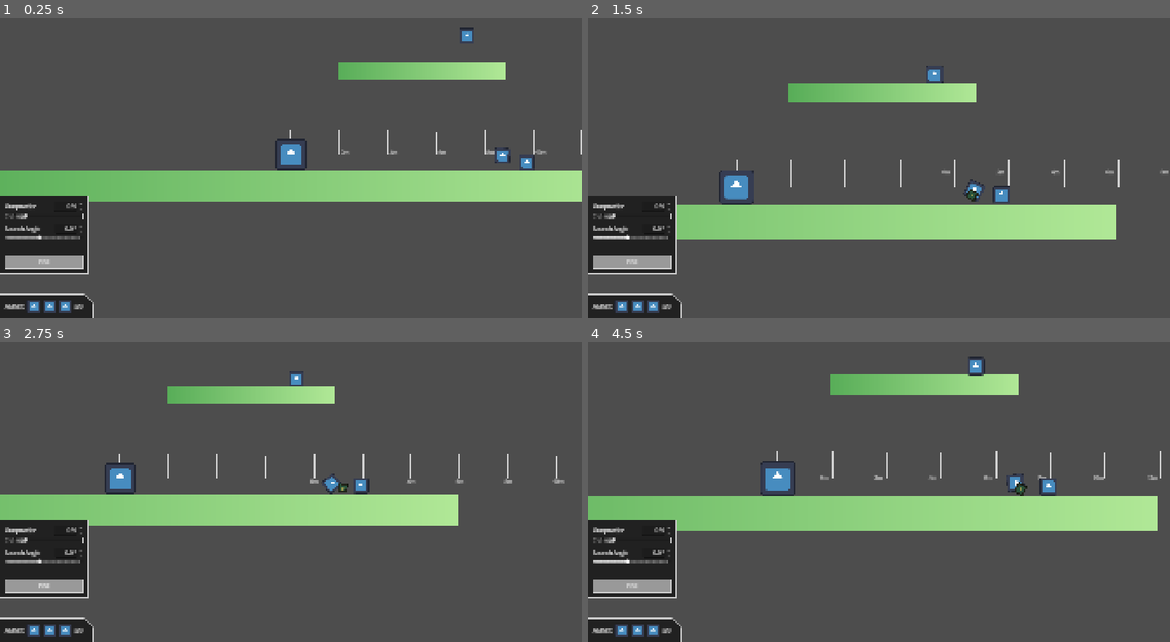
Above: before the commit, frames 1-4 (two rows, left to right).
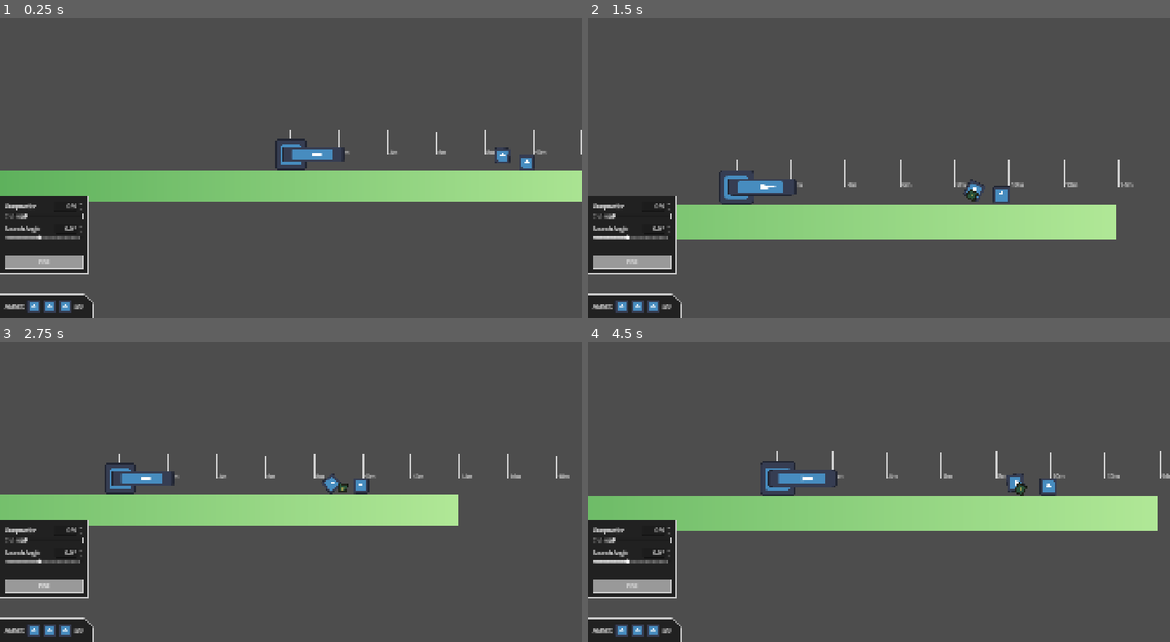
Above: after the commit, the same moments.

Repository: ToxicStarfall/arc-tillery
Game: Godot game, scene res://main.tscn
Two runs of this game, one before a commit and one after it. Both use one fixed random seed, a clock stepped at 60 frames per second and the inputs below. Before the commit the project starts from res://node.tscn. The engine's default icon, where the game draws it, is replaced by a stand-in: a white triangle on a blue panel in a dark square.
Inputs (mouse positions are in pixels of both pictures, inside the frame that each line leads up to):
- Up to frame 1 (0.25 s): no input
- Up to frame 2 (1.5 s): click "FIRE" at 0.5 s; tap Enter at 1.25 s; move the mouse to (1007, 138) at 1.27 s; hold Right from 1.28 s (still down); hold Mouse wheel up (zoom_in) from 1.28 s (still down)
- Up to frame 3 (2.75 s): move the mouse to (174, 495) at 2.02 s; release Right at 2.03 s; release Mouse wheel up (zoom_in) at 2.03 s; hold Down from 2.03 s (still down); tap Mouse wheel down (zoom_out) at 2.1 s
- Up to frame 4 (4.5 s): move the mouse to (937, 408) at 2.77 s; release Down at 2.78 s; hold Right 2.78-3.53 s; tap Alt at 2.85 s; move the mouse to (849, 543) at 3.52 s; hold Up 3.53-4.28 s; tap Shift at 3.6 s; move the mouse to (1053, 528) at 4.27 s; hold Left from 4.28 s (still down); hold Mouse wheel up (zoom_in) from 4.28 s (still down)

The runs differ from the first frame. In frame 1, 2.1% of the frame differs, in the area x 48-87%, y 3-48%; in frame 2, 2.8%; in frame 3, 2.4%; in frame 4, 3.1%, in the area x 30-100%, y 4-49%.
Error after the commit: Attempt to call function 'queue_redraw' in base 'null instance' on a null instance. (res://game.gd:60)

Commit message:
More file organization and tweaks

Diff:
--- /dev/null
+++ b/events.gd
@@ -0,0 +1,15 @@
+extends Node
+
+
+@warning_ignore_start("unused_signal")
+
+signal level_start_request
+signal level_end_request
+signal level_started
+signal level_ended
+signal level_restarted
+
+signal weapon_fired_request
+signal weapon_fired (weapon: Weapon)
+signal weapon_angle_changed (new_angle: float)
+signal weapon_power_changed (new_power: float)
--- a/game.gd
+++ b/game.gd
@@ -1,4 +1,5 @@
 extends Node
+
 
 
 var UI: CanvasLayer
--- a/game_screen.gd
+++ b/game_screen.gd
@@ -1,11 +1,20 @@
 extends Control
 
 
+
 func _ready() -> void:
+	_init_weapon_controls()
+	_init_weapon_display()
+	pass
+
+
+func _init_weapon_controls():
 	%AngleSlider.value_changed.connect( func(value):
 		%AngleLabel.text = str(value) + "°"
 		%AngleSpinBox.value = value
-		Game.current_weapon.current_angle = value)
+		Game.current_weapon.current_angle = value
+		Events.weapon_angle_changed.emit(value)
+	)
 
 	%GunpowderSlider.value_changed.connect( func(value):
 		value = max(value, 10.0)
@@ -13,6 +22,15 @@
 		%GunpowderLabel.text = str(value) + "%"
 		%GunpowderSpinBox.value = value
 		Game.current_weapon.power_level = value)
+
+	%FireButton.pressed.connect( func():
+
+		pass
+	)
+	pass
+
+
+func _init_weapon_display():
 	pass
 
 
--- a/node.tscn
+++ b/main.tscn
@@ -1,13 +1,13 @@
-[gd_scene load_steps=29 format=3 uid="uid://bi5b7j3y3f4wy"]
-
-[ext_resource type="Script" uid="uid://dgtbdvsi2srs4" path="res://main.gd" id="1_112p8"]
-[ext_resource type="Texture2D" uid="uid://bo3oviax17up3" path="res://icon.svg" id="1_sy5k4"]
-[ext_resource type="Theme" uid="uid://i3vbv3fax5ab" path="res://theme.tres" id="2_j2q8x"]
-[ext_resource type="Script" uid="uid://djijp1pbptio4" path="res://game_screen.gd" id="3_bss38"]
-[ext_resource type="PackedScene" uid="uid://by7e1tj1gqa6q" path="res://weapon.tscn" id="4_e2u21"]
-[ext_resource type="Script" uid="uid://bvlrdqs188dct" path="res://line_2d.gd" id="5_qn3nj"]
-[ext_resource type="PackedScene" uid="uid://b5rxgcprihlhu" path="res://world/objects/destructable_object.tscn" id="6_tda05"]
-[ext_resource type="Script" uid="uid://cx6jxb8wkqt2f" path="res://star.gd" id="8_l6pdb"]
+[gd_scene load_steps=28 format=3 uid="uid://bi5b7j3y3f4wy"]
+
+[ext_resource type="Script" uid="uid://dgtbdvsi2srs4" path="res://main.gd" id="1_5vw27"]
+[ext_resource type="Theme" uid="uid://i3vbv3fax5ab" path="res://ui/styles/theme.tres" id="2_kek77"]
+[ext_resource type="Script" uid="uid://djijp1pbptio4" path="res://game_screen.gd" id="3_4c57u"]
+[ext_resource type="Texture2D" uid="uid://bo3oviax17up3" path="res://icon.svg" id="4_efxa6"]
+[ext_resource type="Script" uid="uid://bvlrdqs188dct" path="res://ui/markers.gd" id="5_dg77c"]
+[ext_resource type="PackedScene" uid="uid://by7e1tj1gqa6q" path="res://world/objects/weapon.tscn" id="6_ycdy4"]
+[ext_resource type="PackedScene" uid="uid://b5rxgcprihlhu" path="res://world/objects/destructable_object.tscn" id="7_w48qg"]
+[ext_resource type="PackedScene" uid="uid://dk5t62iale88d" path="res://world/objects/star.tscn" id="8_5vw27"]
 
 [sub_resource type="StyleBoxEmpty" id="StyleBoxEmpty_nxiqb"]
 
@@ -90,11 +90,8 @@
 [sub_resource type="RectangleShape2D" id="RectangleShape2D_tda05"]
 size = Vector2(685, 70)
 
-[sub_resource type="CircleShape2D" id="CircleShape2D_r657h"]
-radius = 40.0
-
 [node name="Main" type="Node2D"]
-script = ExtResource("1_112p8")
+script = ExtResource("1_5vw27")
 
 [node name="UI" type="CanvasLayer" parent="."]
 
@@ -106,7 +103,7 @@
 anchor_bottom = 1.0
 grow_horizontal = 2
 grow_vertical = 2
-theme = ExtResource("2_j2q8x")
+theme = ExtResource("2_kek77")
 
 [node name="ColorRect" type="ColorRect" parent="UI/MainMenu"]
 layout_mode = 1
@@ -208,13 +205,6 @@
 layout_mode = 2
 size_flags_horizontal = 3
 text = "Gunpowder"
-
-[node name="GunpowderLabel" type="Label" parent="UI/GameScreen/VBoxContainer/WeaponControls/MarginContainer/VBoxContainer/VBoxContainer/HBoxContainer"]
-unique_name_in_owner = true
-visible = false
-layout_mode = 2
-text = "50%"
-horizontal_alignment = 2
 
 [node name="GunpowderSpinBox" type="SpinBox" parent="UI/GameScreen/VBoxContainer/WeaponControls/MarginContainer/VBoxContainer/VBoxContainer/HBoxContainer"]
 unique_name_in_owner = true
@@ -225,6 +215,7 @@
 suffix = "%"
 
 [node name="GunpowderProgress" type="TextureProgressBar" parent="UI/GameScreen/VBoxContainer/WeaponControls/MarginContainer/VBoxContainer/VBoxContainer/HBoxContainer"]
+unique_name_in_owner = true
 visible = false
 custom_minimum_size = Vector2(16, 16)
 layout_mode = 2
@@ -257,12 +248,6 @@
 size_flags_horizontal = 3
 text = "Launch Angle"
 
-[node name="AngleLabel" type="Label" parent="UI/GameScreen/VBoxContainer/WeaponControls/MarginContainer/VBoxContainer/VBoxContainer2/HBoxContainer"]
-unique_name_in_owner = true
-visible = false
-layout_mode = 2
-text = "45°"
-
 [node name="AngleSpinBox" type="SpinBox" parent="UI/GameScreen/VBoxContainer/WeaponControls/MarginContainer/VBoxContainer/VBoxContainer2/HBoxContainer"]
 unique_name_in_owner = true
 layout_mode = 2
@@ -368,14 +353,14 @@
 [node name="TextureRect" type="TextureRect" parent="UI/GameScreen/DialoguePanelMargin/DialoguePanel/MarginContainer/HBoxContainer"]
 visible = false
 layout_mode = 2
-texture = ExtResource("1_sy5k4")
+texture = ExtResource("4_efxa6")
 stretch_mode = 2
 
 [node name="DialogueOutput" type="RichTextLabel" parent="UI/GameScreen/DialoguePanelMargin/DialoguePanel/MarginContainer/HBoxContainer"]
 unique_name_in_owner = true
 layout_mode = 2
 size_flags_horizontal = 3
-theme = ExtResource("2_j2q8x")
+theme = ExtResource("2_kek77")
 bbcode_enabled = true
 text = "Some dialogue output"
 
@@ -403,25 +388,26 @@
 position = Vector2(320.49994, -129)
 shape = SubResource("WorldBoundaryShape2D_bss38")
 
-[node name="StaticBody2D2" type="StaticBody2D" parent="World"]
+[node name="FloatingGround" type="StaticBody2D" parent="World"]
+visible = false
 position = Vector2(726, 587)
 collision_mask = 0
 
-[node name="Sprite2D" type="Sprite2D" parent="World/StaticBody2D2"]
+[node name="Sprite2D" type="Sprite2D" parent="World/FloatingGround"]
 position = Vector2(339, -35.99992)
 scale = Vector2(2.6875, 74.00005)
 texture = SubResource("GradientTexture1D_112p8")
 
-[node name="CollisionShape2D" type="CollisionShape2D" parent="World/StaticBody2D2"]
+[node name="CollisionShape2D" type="CollisionShape2D" parent="World/FloatingGround"]
 position = Vector2(336.5, -36)
 shape = SubResource("RectangleShape2D_tda05")
 
-[node name="Line2D" type="Line2D" parent="World"]
+[node name="GridDrawer" type="Line2D" parent="World"]
 unique_name_in_owner = true
 points = PackedVector2Array(466, 960)
-script = ExtResource("5_qn3nj")
-
-[node name="Weapon" parent="World" instance=ExtResource("4_e2u21")]
+script = ExtResource("5_dg77c")
+
+[node name="Weapon" parent="World" instance=ExtResource("6_ycdy4")]
 position = Vector2(528, 896)
 collision_layer = 0
 power_level_default = 10.0
@@ -441,29 +427,19 @@
 editor_draw_limits = true
 editor_draw_drag_margin = true
 
-[node name="DestructableObject" parent="World" instance=ExtResource("6_tda05")]
+[node name="DestructableObject" parent="World" instance=ExtResource("7_w48qg")]
+visible = false
 position = Vector2(1254, 378)
 contact_monitor = true
 max_contacts_reported = 4
 
-[node name="DestructableObject2" parent="World" instance=ExtResource("6_tda05")]
+[node name="DestructableObject2" parent="World" instance=ExtResource("7_w48qg")]
 position = Vector2(1500, 900)
 contact_monitor = true
 max_contacts_reported = 4
 
-[node name="Area2D" type="Area2D" parent="World"]
+[node name="Star" parent="World" instance=ExtResource("8_5vw27")]
 position = Vector2(1400, 900)
-collision_layer = 8
-collision_mask = 4
-script = ExtResource("8_l6pdb")
-
-[node name="Sprite2D" type="Sprite2D" parent="World/Area2D"]
-scale = Vector2(0.5, 0.5)
-texture = ExtResource("1_sy5k4")
-
-[node name="CollisionShape2D" type="CollisionShape2D" parent="World/Area2D"]
-shape = SubResource("CircleShape2D_r657h")
 
 [connection signal="body_shape_entered" from="World/DestructableObject" to="World/DestructableObject" method="_on_body_shape_entered"]
 [connection signal="body_shape_entered" from="World/DestructableObject2" to="World/DestructableObject2" method="_on_body_shape_entered"]
-[connection signal="body_entered" from="World/Area2D" to="World/Area2D" method="_on_body_entered"]
--- a/project.godot
+++ b/project.godot
@@ -18,6 +18,7 @@
 [autoload]
 
 Game="*res://game.gd"
+Events="*res://events.gd"
 
 [display]
 
@@ -34,7 +35,8 @@
 [file_customization]
 
 folder_colors={
-"res://addons/": "gray"
+"res://addons/": "gray",
+"res://ui/": "green"
 }
 
 [gui]
--- /dev/null
+++ b/world/levels/level.gd
@@ -0,0 +1,7 @@
+class_name Level
+extends Node2D
+
+
+var tries := 0
+var ammo = 0
+#@export_file_path(".tscn") var ammo_type = 0
--- /dev/null
+++ b/world/objects/star.tscn
@@ -0,0 +1,21 @@
+[gd_scene load_steps=4 format=3 uid="uid://dk5t62iale88d"]
+
+[ext_resource type="Script" uid="uid://cx6jxb8wkqt2f" path="res://world/objects/star.gd" id="1_1lnd1"]
+[ext_resource type="Texture2D" uid="uid://bo3oviax17up3" path="res://icon.svg" id="2_g2ots"]
+
+[sub_resource type="CircleShape2D" id="CircleShape2D_r657h"]
+radius = 40.0
+
+[node name="Star" type="Area2D"]
+collision_layer = 8
+collision_mask = 4
+script = ExtResource("1_1lnd1")
+
+[node name="Sprite2D" type="Sprite2D" parent="."]
+scale = Vector2(0.5, 0.5)
+texture = ExtResource("2_g2ots")
+
+[node name="CollisionShape2D" type="CollisionShape2D" parent="."]
+shape = SubResource("CircleShape2D_r657h")
+
+[connection signal="body_entered" from="." to="." method="_on_body_entered"]
--- a/weapon.tscn
+++ b/world/objects/weapon.tscn
@@ -1,17 +1,17 @@
 [gd_scene load_steps=5 format=3 uid="uid://by7e1tj1gqa6q"]
 
-[ext_resource type="Script" uid="uid://p7iy0xcb6i0q" path="res://weapon.gd" id="1_o2wld"]
+[ext_resource type="Script" uid="uid://p7iy0xcb6i0q" path="res://world/objects/weapon.gd" id="1_o2wld"]
 [ext_resource type="PackedScene" uid="uid://crodvh1rsy2hj" path="res://projectiles/projectile.tscn" id="2_3fy1u"]
 [ext_resource type="Texture2D" uid="uid://bo3oviax17up3" path="res://icon.svg" id="2_8xwfw"]
 
 [sub_resource type="RectangleShape2D" id="RectangleShape2D_3fy1u"]
-size = Vector2(128, 64)
+size = Vector2(128, 128)
 
 [node name="Weapon" type="StaticBody2D"]
 script = ExtResource("1_o2wld")
 projectile = ExtResource("2_3fy1u")
 
-[node name="Sprite2D" type="Sprite2D" parent="."]
+[node name="Base" type="Sprite2D" parent="."]
 texture = ExtResource("2_8xwfw")
 
 [node name="CollisionShape2D" type="CollisionShape2D" parent="."]
@@ -20,3 +20,11 @@
 [node name="ProjectilePoint" type="Marker2D" parent="."]
 unique_name_in_owner = true
 position = Vector2(600, 832)
+
+[node name="PivotPoint" type="Marker2D" parent="."]
+rotation = 1.5707964
+
+[node name="Gun" type="Sprite2D" parent="PivotPoint"]
+position = Vector2(0, -92)
+scale = Vector2(0.5, 2)
+texture = ExtResource("2_8xwfw")
Not shown, added: events.gd.uid
Not shown: 2 places in main.tscn that only renumber resources
Renamed: line_2d.gd -> ui/markers.gd
Renamed: line_2d.gd.uid -> ui/markers.gd.uid
Renamed: theme.tres -> ui/styles/theme.tres
Not shown, added: world/levels/level.gd.uid
Renamed: star.gd -> world/objects/star.gd
Renamed: star.gd.uid -> world/objects/star.gd.uid
Renamed: weapon.gd -> world/objects/weapon.gd
Renamed: weapon.gd.uid -> world/objects/weapon.gd.uid
